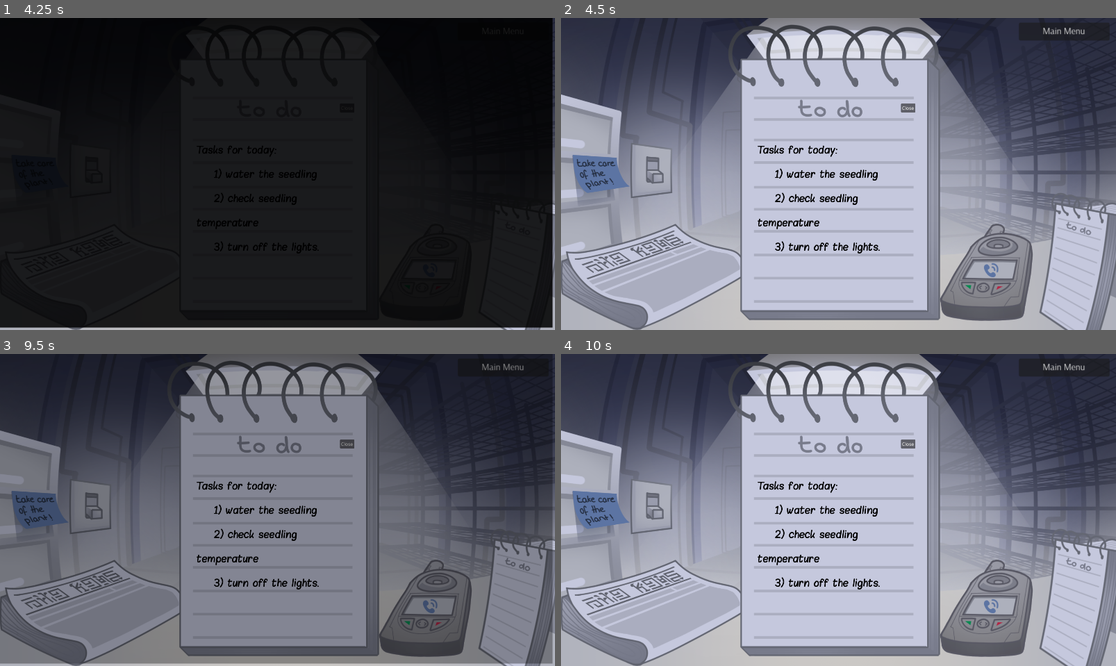
Above: before the commit, frames 1-4 (two rows, left to right).
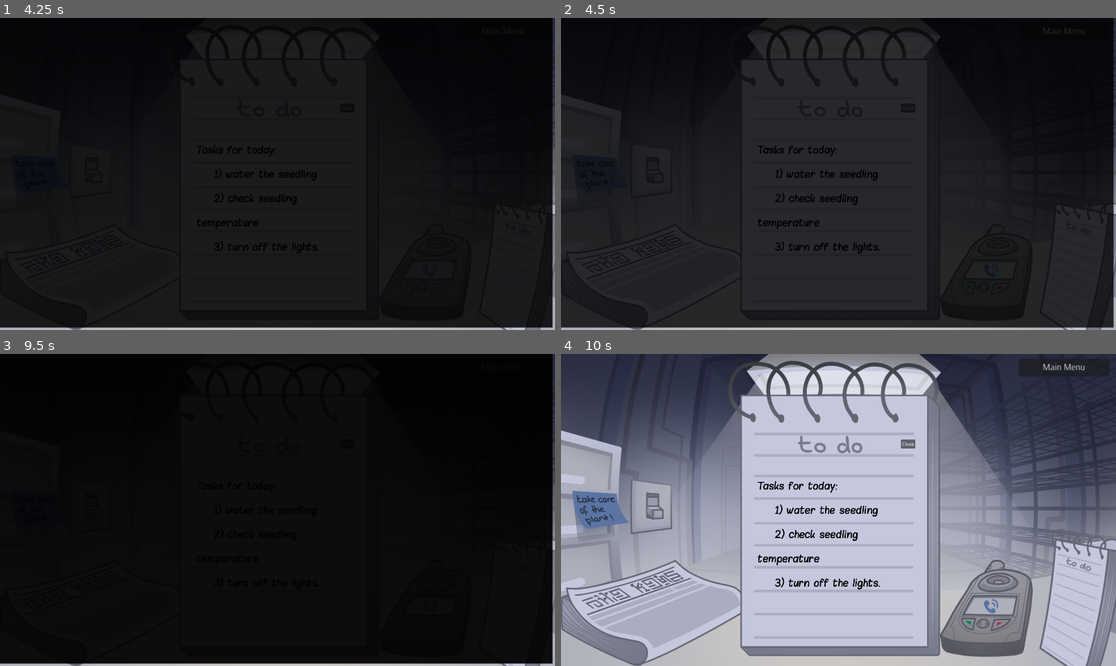
Above: after the commit, the same moments.

Repository: gringames/fem-devs-jam-24
Game: Godot game, scene res://menus/main_menu.tscn
Two runs of this game, one before a commit and one after it. Both use one fixed random seed, a clock stepped at 60 frames per second and the inputs below. Sound files missing from this copy of the repository are replaced by a short silence.
Inputs (mouse positions are in pixels of both pictures, inside the frame that each line leads up to):
- Up to frame 1 (4.25 s): move the mouse to (283, 245) at 0.52 s; click (283, 245) at 0.6 s; move the mouse to (88, 170) at 1.27 s; click (88, 170) at 1.35 s; move the mouse to (283, 248) at 2.02 s; click (283, 248) at 2.1 s; move the mouse to (427, 270) at 2.77 s; click (427, 270) at 2.85 s; move the mouse to (521, 267) at 3.52 s; click (521, 267) at 3.6 s
- Up to frame 2 (4.5 s): move the mouse to (655, 276) at 4.27 s; click (655, 276) at 4.35 s
- Up to frame 3 (9.5 s): tap Enter at 5, 7.25, 8.75 s; move the mouse to (305, 510) at 5.02 s; click (305, 510) at 5.1 s; click "Main Menu" at 5.75 s; tap Space at 6.5, 8 s; move the mouse to (194, 432) at 6.52 s; click (194, 432) at 6.6 s; move the mouse to (399, 494) at 7.27 s; click (399, 494) at 7.35 s; move the mouse to (166, 525) at 8.02 s; click (166, 525) at 8.1 s; move the mouse to (333, 441) at 8.77 s; click (333, 441) at 8.85 s
- Up to frame 4 (10 s): move the mouse to (810, 572) at 9.52 s; click (810, 572) at 9.6 s

Frame 1 is identical in both runs. In frame 2, 98% of the frame differs, in the area x 0-100%, y 0-100%; in frame 3, 98%; in frame 4, nothing differs.

Commit message:
add flicker sounds and flicker 2 times

Diff:
--- a/femdevsjam24/Game/flicker.gd
+++ b/femdevsjam24/Game/flicker.gd
@@ -4,25 +4,35 @@
 @export var flicker_interval_min: float = 3
 @export var flicker_interval_max: float = 8
 @export var flicker_duration: float = 0.08
+@export var flicker_pause: float = 0.23
 @export var flicker_speed: float = 4
 
+var flicker_sfx: AudioStreamPlayer
 var fade: BlackFade
 
 
 func _ready() -> void:
+	flicker_sfx = $flickerSFX
 	fade = $BlackFadeCanvasLayer
 	fade.fade_speed = flicker_speed
 	await get_tree().create_timer(_get_random_in_interval()).timeout
-	_flicker()
+	_flicker_two_times()
 
 
+func _flicker_two_times() -> void:
+	flicker_sfx.play()
+	_flicker()
+	await get_tree().create_timer(flicker_pause).timeout
+	_flicker()
+	# wait a random amount of time and then trigger the flicker again
+	await get_tree().create_timer(_get_random_in_interval()).timeout
+	_flicker_two_times()
+
+# what a mess
 func _flicker() -> void:
 	fade.fade_to_black()
 	await get_tree().create_timer(flicker_duration).timeout
 	fade.fade_from_black()
-	fade.fade_from_black()
-	await get_tree().create_timer(_get_random_in_interval()).timeout
-	_flicker()
 
 
 func _get_random_in_interval() -> float:
--- a/femdevsjam24/Game/flicker.tscn
+++ b/femdevsjam24/Game/flicker.tscn
@@ -1,9 +1,13 @@
-[gd_scene load_steps=3 format=3 uid="uid://cbtxacfpixmnd"]
+[gd_scene load_steps=4 format=3 uid="uid://cbtxacfpixmnd"]
 
 [ext_resource type="Script" path="res://Game/flicker.gd" id="1_jn3k0"]
 [ext_resource type="PackedScene" uid="uid://cdbw55po5v68o" path="res://Game/black_fade.tscn" id="2_q02nd"]
+[ext_resource type="AudioStream" uid="uid://bx8npbeic50dw" path="res://Sounds/Fluorescent flickering 1.mp3" id="3_l3u2w"]
 
 [node name="Flicker" type="Node2D"]
 script = ExtResource("1_jn3k0")
 
 [node name="BlackFadeCanvasLayer" parent="." instance=ExtResource("2_q02nd")]
+
+[node name="flickerSFX" type="AudioStreamPlayer" parent="."]
+stream = ExtResource("3_l3u2w")
